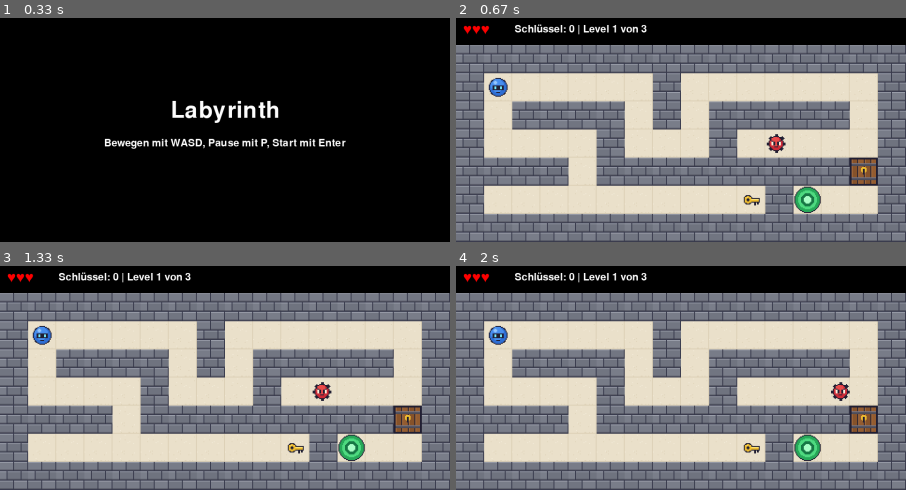
Above: before the commit, frames 1-4 (two rows, left to right).
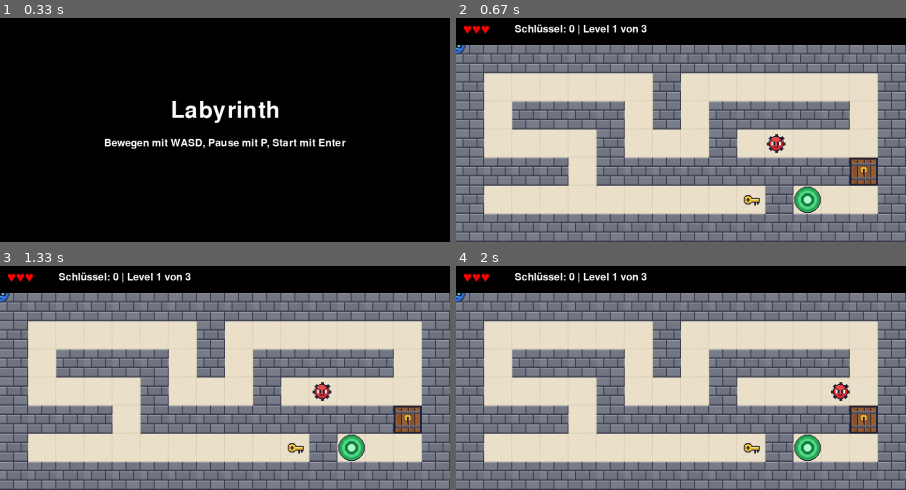
Above: after the commit, the same moments.

Repository: binaerverkehr/pygamece-tutorial
Game: pygame game, started from game.py
The game is run twice, just before and just after one commit, with the same random seed, the same clock (stepped at 60 frames per second) and the same inputs.
Inputs:
- Up to frame 1 (0.33 s): no input
- Up to frame 2 (0.67 s): tap Enter at 0.33 s
- Up to frame 3 (1.33 s): no input
- Up to frame 4 (2 s): no input

Frame 1 is identical in both runs. In frame 2, 0.4% of the frame differs, in the area x 0-12%, y 12-36%; in frame 3, 0.4%; in frame 4, 0.4%.

Commit message:
1. Spieler wird ein Sprite

Diff:
--- a/game.py
+++ b/game.py
@@ -28,6 +28,7 @@
     def start_game(self):
         self.level_index = 0
         self.player = Player(PLAYER_RADIUS, self.images["player"])
+        self.player_group = pygame.sprite.GroupSingle(self.player)
         self.load_level(self.level_index)
         self.state = "playing"
 
@@ -191,7 +192,7 @@
 
     def render_game(self):
         self.level.render(self.playfield)
-        self.player.render(self.playfield)
+        self.player_group.draw(self.playfield)
 
         if self.state in ("paused", "focus_paused"):
             self.render_overlay("Pause")
--- a/player.py
+++ b/player.py
@@ -1,12 +1,14 @@
 import pygame
 
 
-class Player:
+class Player(pygame.sprite.Sprite):
     def __init__(self, radius, image):
+        super().__init__()
         self.pos = pygame.Vector2()
         self.radius = radius
         self.speed = 600
         self.image = image
+        self.rect = self.image.get_rect(center=self.pos)
         self.keys = 0
         self.lives = 3
 
@@ -28,6 +30,3 @@
             pygame.math.clamp(self.pos.y, rect.top, rect.bottom),
         )
         return self.pos.distance_squared_to(nearest) < self.radius**2
-
-    def render(self, surface):
-        surface.blit(self.image, self.image.get_rect(center=self.pos))
